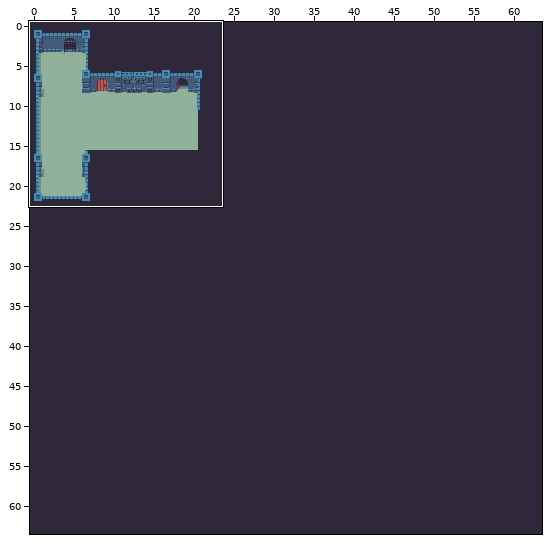
A Tiled map gets an edit: assets/dungeon.tmx. The picture above shows the old version from afar; the outline marks the close-up.
Close-up. Before:
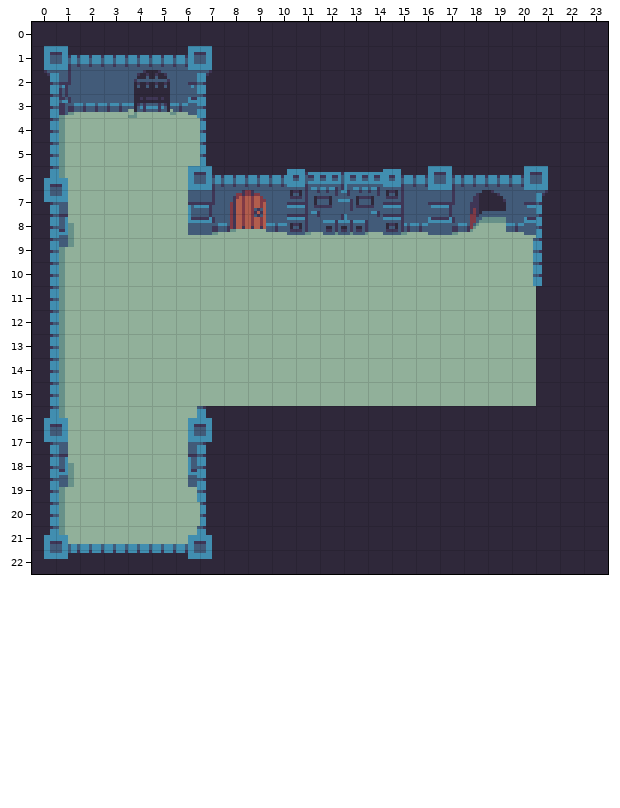
Cells are 8x8 px. Shown: x 0..23, y 0..22.
And afterwards:
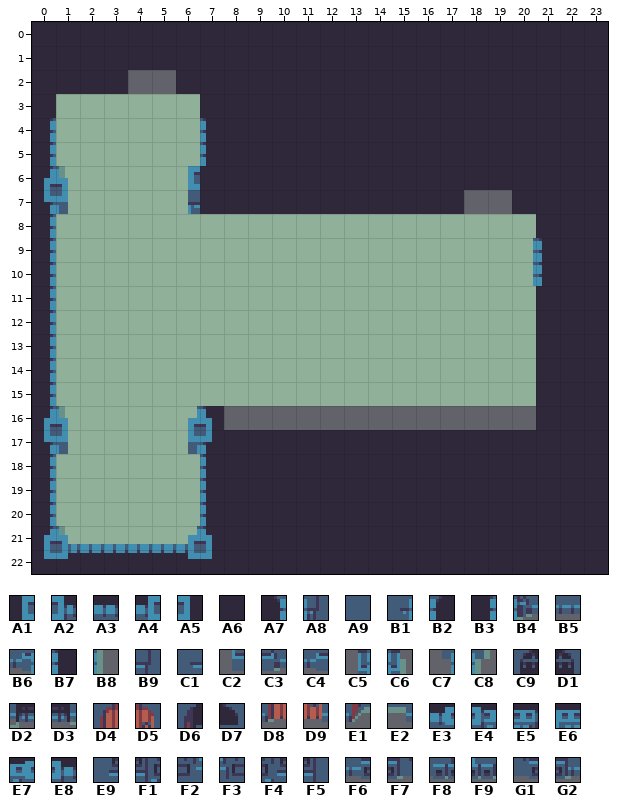
Key: from "dungeon": A1 58, A2 59, A3 60, A4 62, A5 63, A6 98, A7 106, A8 107, A9 108, B1 110, B2 111, B3 154, B4 155, B5 156, B6 158, B7 159, B8 203, B9 305, C1 306, C2 352, C3 353, C4 354, C5 390, C6 393, C7 438, C8 441, C9 576, D1 577, D2 624, D3 625, D4 680, D5 681, D6 686, D7 687, D8 728, D9 729, E1 734, E2 735, E3 816, E4 817, E5 818, E6 819, E7 820, E8 821, E9 864, F1 865, F2 866, F3 867, F4 868, F5 869, F6 912, F7 913, F8 914, F9 915, G1 916, G2 917.
__ is an empty cell.
The author wrote: improve level depth sorting
The exact change:
Layer "Bounds":
y 16: x 8..20 A6 A6 A6 A6 A6 A6 A6 A6 A6 A6 A6 A6 A6 -> __ __ __ __ __ __ __ __ __ __ __ __ __
Layer "Walls" (removed):
y 1: x 0..7 A1 A2 A3 A3 A3 A3 A4 A5 -> __ __ __ __ __ __ __ __
y 2: x 0..7 A7 A8 A9 A9 C9 D1 B1 B2 -> __ __ __ __ __ __ __ __
y 3: x 0..7 B3 B4 B5 B5 D2 D3 B6 B7 -> __ __ __ __ __ __ __ __
y 4..5: x 1 B8 -> __
y 6: x 7..21 A2 A3 A3 E3 E4 E5 E6 E7 E8 A4 A2 A3 A3 A4 A5 -> __ __ __ __ __ __ __ __ __ __ __ __ __ __ __
y 7: x 7..21 B9 D4 D5 E9 F1 F2 F3 F4 F5 C1 B9 D6 D7 C1 B2 -> __ __ __ __ __ __ __ __ __ __ __ __ __ __ __
y 8: x 1 C6 -> __; x 6..21 C2 C3 D8 D9 F6 F7 F8 F9 G1 G2 C4 C3 E1 E2 C4 B7 -> __ __ __ __ __ __ __ __ __ __ __ __ __ __ __ __
y 9: x 1 C8 -> __
y 10..15: x 1 B8 -> __
y 18: x 1 C6 -> __; x 6 C5 -> __
y 19: x 1 C8 -> __; x 6 C7 -> __
y 20: x 1 B8 -> __
Boxes around the changes in both close-ups, in picture pixels (x1, y1, x2, y2):
removed: (44, 46, 212, 166)
removed: (188, 166, 548, 238)
removed: (56, 214, 74, 406)
removed: (224, 406, 536, 430)
removed: (56, 454, 74, 526)
removed: (188, 454, 200, 502)
